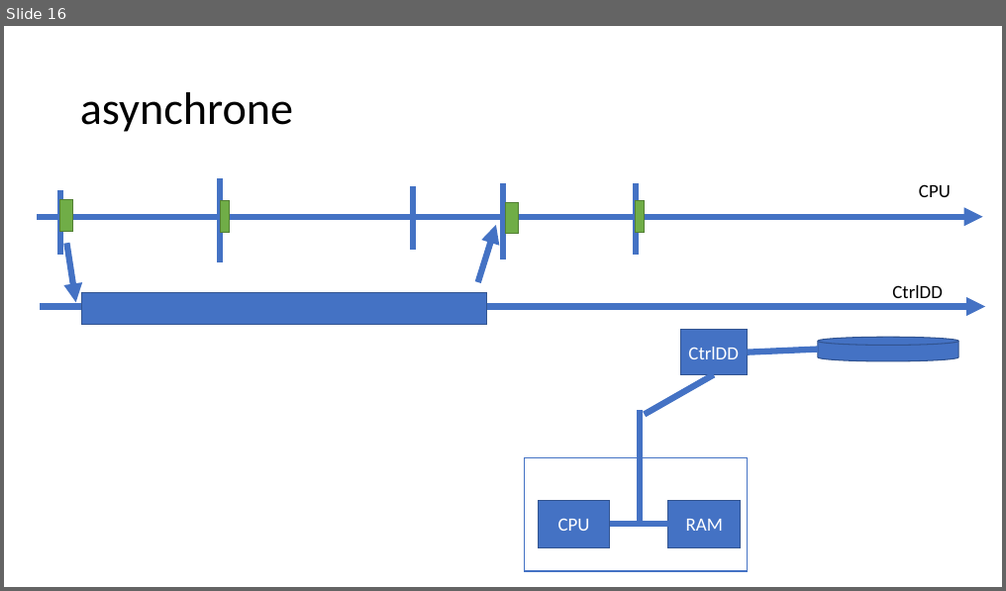
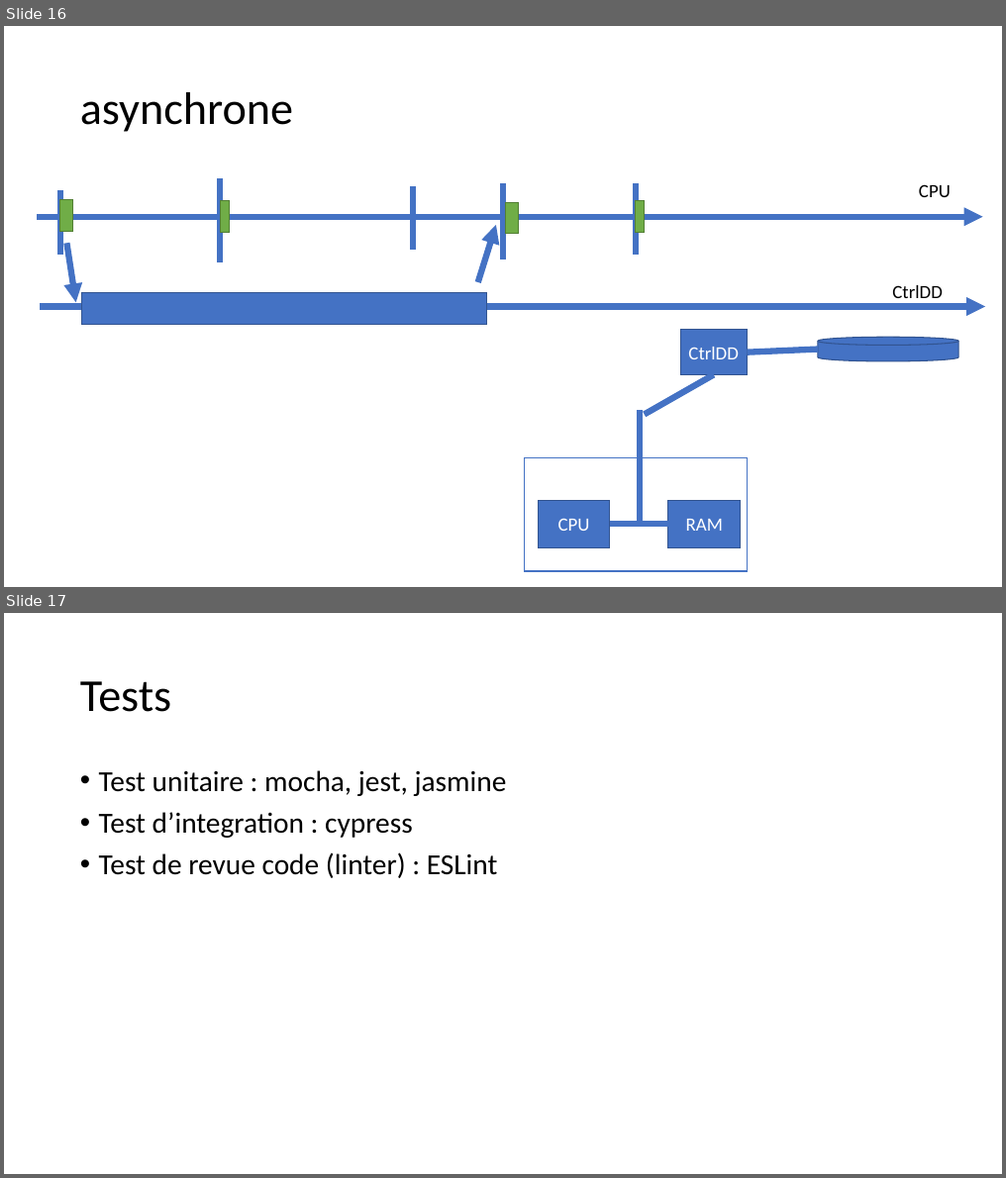
Before and after one commit to jlg-formation/tsr-sept-2022, a slide deck: Notes.pptx. Shown one above the other, each under a label of ours: slide 16 before the commit, slides 16 and 17 after it. The pictures are 1006x591 and 1006x1178 pixels, drawn with LibreOffice and Linux fonts; fonts in the diff are those of the drawing. Boxes give left, top, right and bottom in pixels: in the first picture for what was removed or moved away, otherwise in the second. Text is boxed around its words. In the diff, an @@ line names an element or a change of style, - is before the commit and + after.

Commit message:
doc: updated powerpoint

```diff
--- a/Notes.pptx
+++ b/Notes.pptx
@@ slide 17 added at [4,613,1002,1174], background #FFFFFF @@
@@ title added at [80,681,171,712], 44 pt, text #000000 @@
+Tests
@@ text added at [99,770,507,878], 28 pt, text #000000 @@
+• Test unitaire : mocha, jest, jasmine
+• Test d’integration : cypress
+• Test de revue code (linter) : ESLint
```
Also in this commit, not shown: 2 other slides added.
